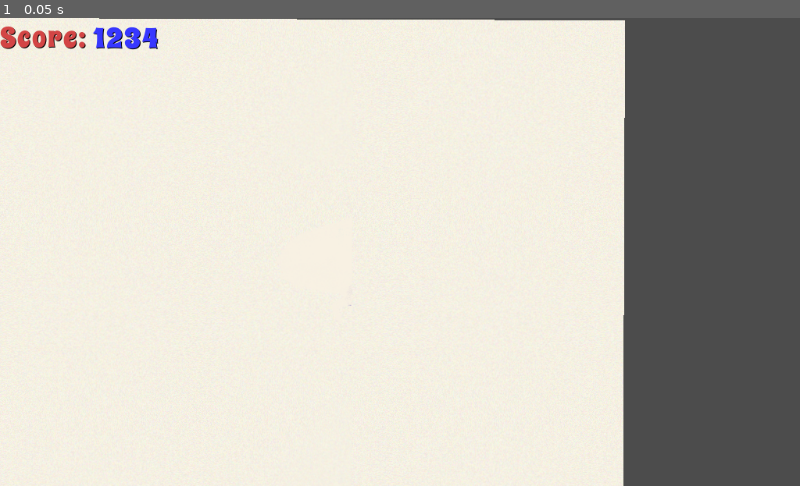
Above: before the commit, frame 1.
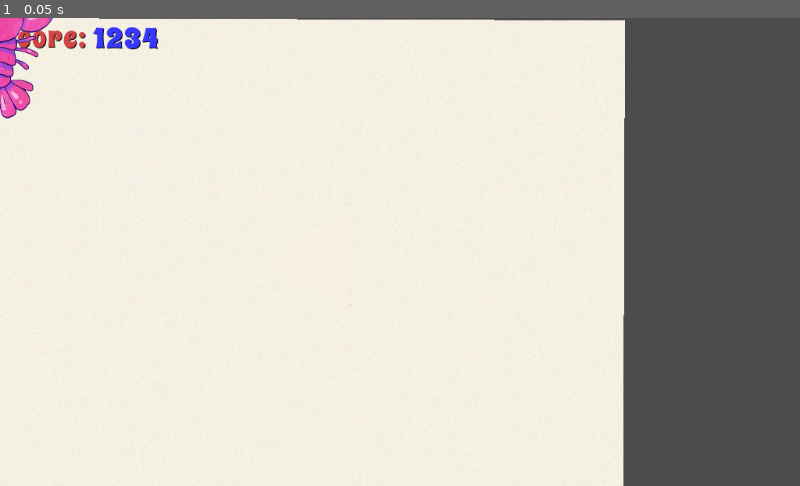
Above: after the commit, the same moment.

Repository: XTCLobster/lobsterpower-godot
Game: Godot game, scene res://Screen.tscn
Same seed, same stepped clock (60 frames per second), same inputs: the game is played once before the commit and once after it.
Inputs:
- Up to frame 1 (0.05 s): no input

The runs differ from the first frame. In frame 1, 0.7% of the frame differs, in the area x 0-7%, y 0-22%.

Commit message:
display lobster

Diff:
--- /dev/null
+++ b/Screen.gd
@@ -0,0 +1,6 @@
+extends Node2D
+
+onready var lobster = $Lobster
+
+func _ready() -> void:
+    pass
--- a/Screen.tscn
+++ b/Screen.tscn
@@ -1,10 +1,13 @@
-[gd_scene load_steps=3 format=2]
+[gd_scene load_steps=5 format=2]
 
 [ext_resource path="res://background.png" type="Texture" id=1]
 [ext_resource path="res://Stats.tscn" type="PackedScene" id=2]
+[ext_resource path="res://lobster.png" type="Texture" id=3]
+[ext_resource path="res://Screen.gd" type="Script" id=4]
 
 [node name="Screen" type="Node2D"]
 rotation = 0.00395018
+script = ExtResource( 4 )
 
 [node name="Background" type="TextureRect" parent="."]
 margin_right = 800.0
@@ -18,3 +21,8 @@
 }
 
 [node name="Stats" parent="." instance=ExtResource( 2 )]
+
+[node name="Lobster" type="Sprite" parent="."]
+rotation = -0.0019707
+scale = Vector2( 0.5, 0.5 )
+texture = ExtResource( 3 )
Binary file added: lobster.png
Not shown, added: lobster.png.import
